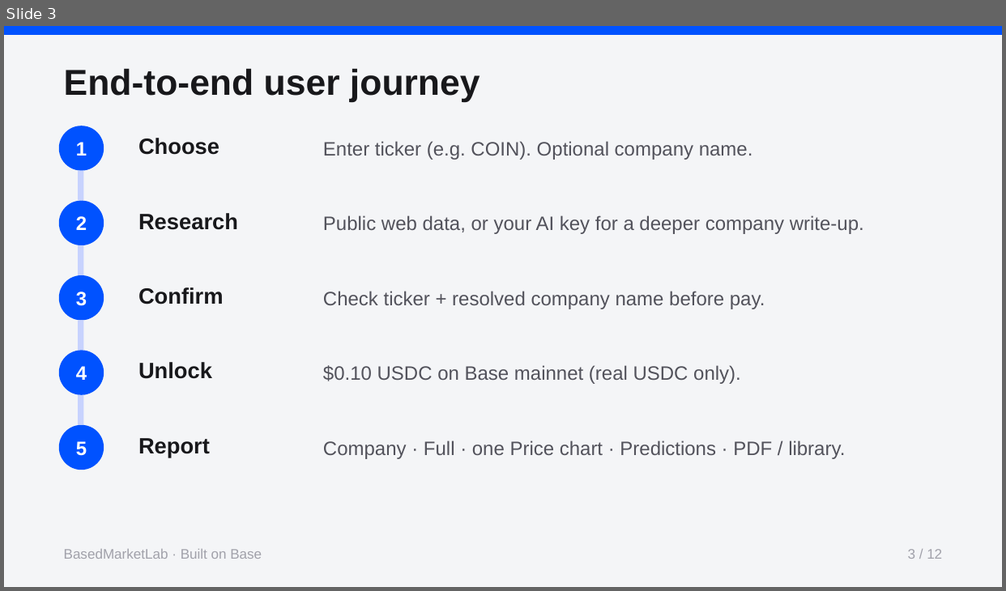
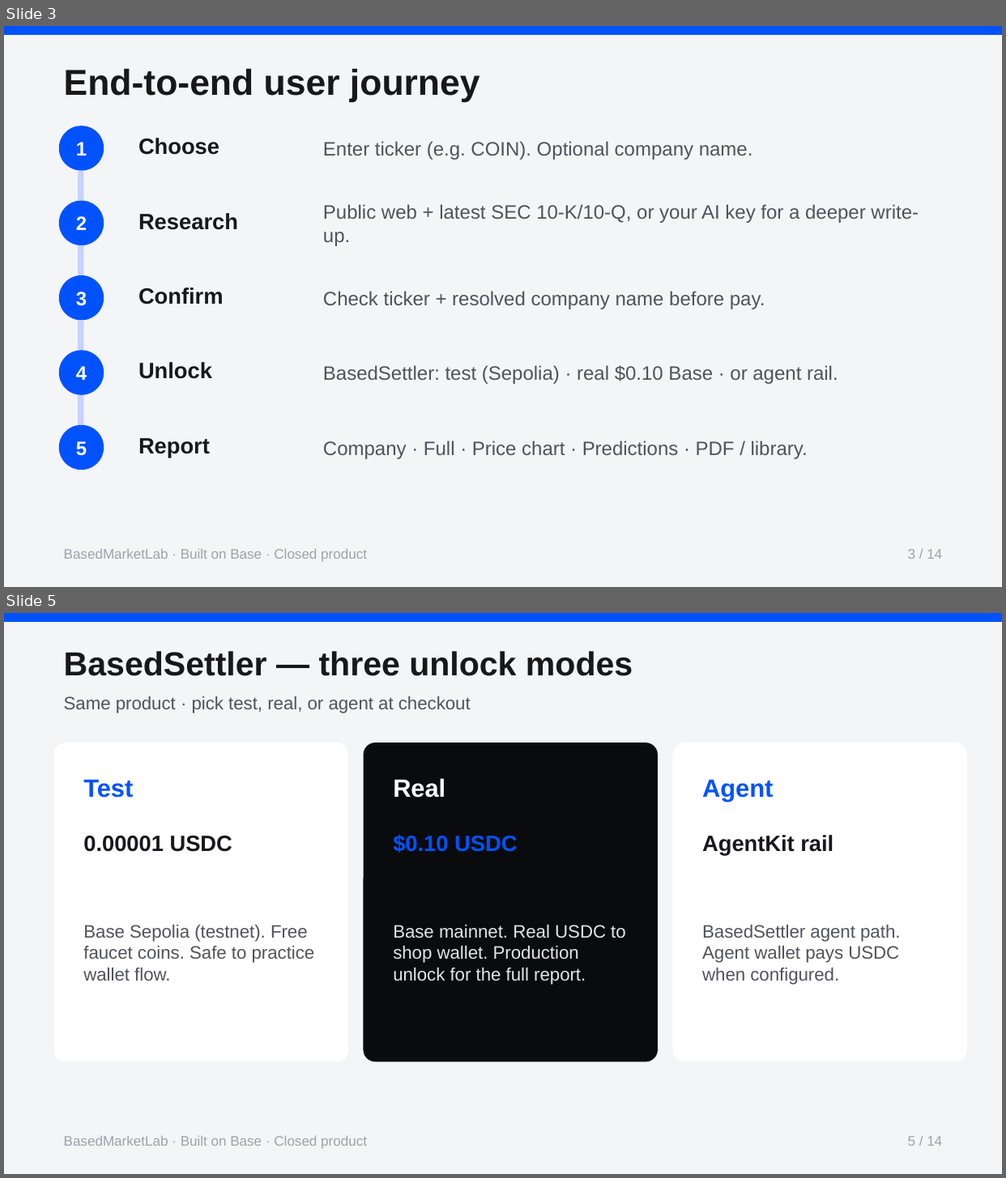
Before and after one commit to ikwo2x-ui/BasedCenter-site, a slide deck: presentations/BasedMarketLab-How-It-Works.pptx. Shown one above the other, each under a label of ours: slide 3 before the commit, slides 3 and 5 after it; the slides between them are not shown. The pictures are 1006x591 and 1006x1178 pixels, drawn with LibreOffice and Linux fonts; fonts in the diff are those of the drawing. Boxes give left, top, right and bottom in pixels: in the first picture for what was removed or moved away, otherwise in the second. Text is boxed around its words. In the diff, an @@ line names an element or a change of style, - is before the commit and + after.

Commit message:
Point live app to Vercel HTTPS; refresh BasedMarketLab deck ($0.10 USDC).
GitHub Pages is presentations + public front door only. Product source stays closed.

```diff
--- a/presentations/BasedMarketLab-How-It-Works.pptx
+++ b/presentations/BasedMarketLab-How-It-Works.pptx
@@ slide 5 added at <box>4,613,1002,1174</box>, background #FFFFFF @@
@@ rectangle added at <box>4,613,1002,1174</box>, fill #F4F5F7 @@
@@ rectangle added at <box>4,613,1002,621</box>, fill #0052FF, outline #0052FF 1 pt @@
@@ text added at <box>64,651,633,676</box>, 24 pt, text #18181B, bold @@
+BasedSettler — three unlock modes
@@ text added at <box>64,696,471,713</box>, 13 pt, text #52525B @@
+Same product · pick test, real, or agent at checkout
@@ rounded rectangle added at <box>54,743,348,1062</box>, fill #FFFFFF @@
@@ rounded rectangle added at <box>364,743,658,1062</box>, fill #0A0B0D @@
@@ rounded rectangle added at <box>672,743,967,1062</box>, fill #FFFFFF @@
@@ text added at <box>83,779,133,798</box>, 18 pt, text #0052FF, bold @@
+Test
@@ text added at <box>393,778,445,798</box>, 18 pt, text #FFFFFF, bold @@
+Real
@@ text added at <box>702,779,773,802</box>, 18 pt, text #0052FF, bold @@
+Agent
@@ text added at <box>83,836,232,852</box>, 16 pt, text #18181B, bold @@
+0.00001 USDC
@@ text added at <box>393,834,517,853</box>, 16 pt, text #0052FF, bold @@
+$0.10 USDC
@@ text added at <box>702,835,833,856</box>, 16 pt, text #18181B, bold @@
+AgentKit rail
@@ text added at <box>83,925,315,981</box>, 13 pt, text #52525B @@
+Base Sepolia (testnet). Free faucet coins. Safe to practice wallet flow.
@@ text added at <box>393,925,626,985</box>, 13 pt, text #E4E4E7 @@
+Base mainnet. Real USDC to shop wallet. Production unlock for the full report.
@@ text added at <box>702,925,900,985</box>, 13 pt, text #52525B @@
+BasedSettler agent path. Agent wallet pays USDC when configured.
@@ text added at <box>64,1136,367,1148</box>, 10 pt, text #A1A1AA @@
+BasedMarketLab · Built on Base · Closed product
@@ text added at <box>908,1136,942,1146</box>, 10 pt, text #A1A1AA @@
+5 / 14
@@ slide 3 changed as well @@
@@ text at <box>323,204,918,246</box>: text changed @@
-Public web data, or your AI key for a deeper company write-up.
+Public web + latest SEC 10-K/10-Q, or your AI key for a deeper write-up.
@@ text at <box>323,365,838,384</box>: text changed @@
-$0.10 USDC on Base mainnet (real USDC only).
+BasedSettler: test (Sepolia) · real $0.10 Base · or agent rail.
@@ text at <box>323,441,808,459</box>: text changed @@
-Company · Full · one Price chart · Predictions · PDF / library.
+Company · Full · Price chart · Predictions · PDF / library.
@@ text at <box>64,549,367,561</box>: text changed @@
-BasedMarketLab · Built on Base
+BasedMarketLab · Built on Base · Closed product
@@ text at <box>908,549,942,559</box>: text changed @@
-3 / 12
+3 / 14
```
Also in this commit, not shown: 9 other slides changed, 3 other slides added, 2 slides removed, 4 other files.
